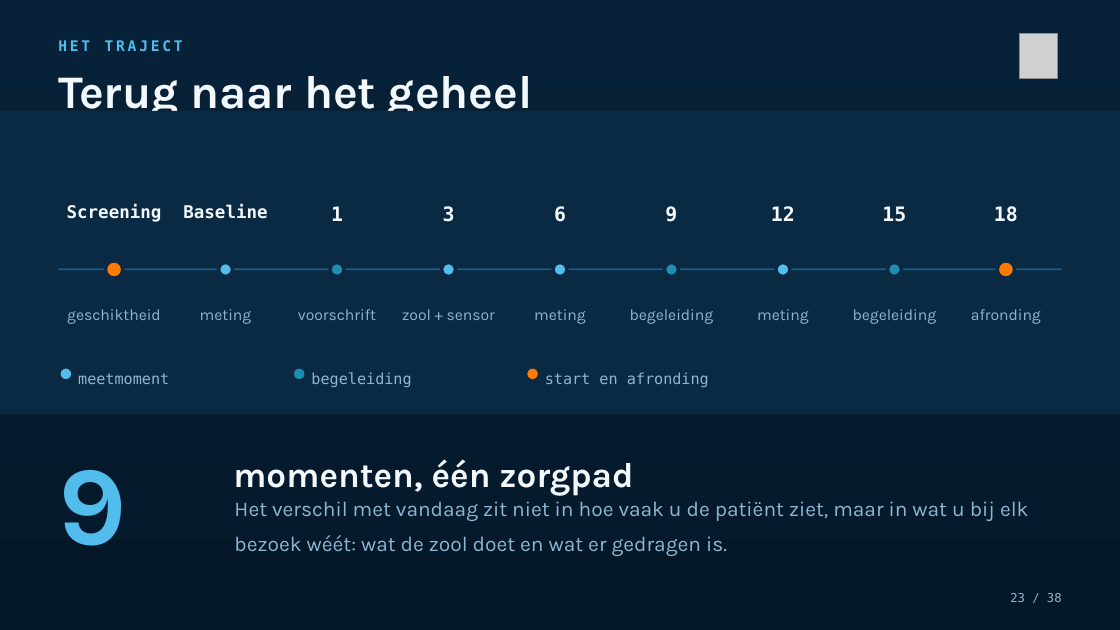
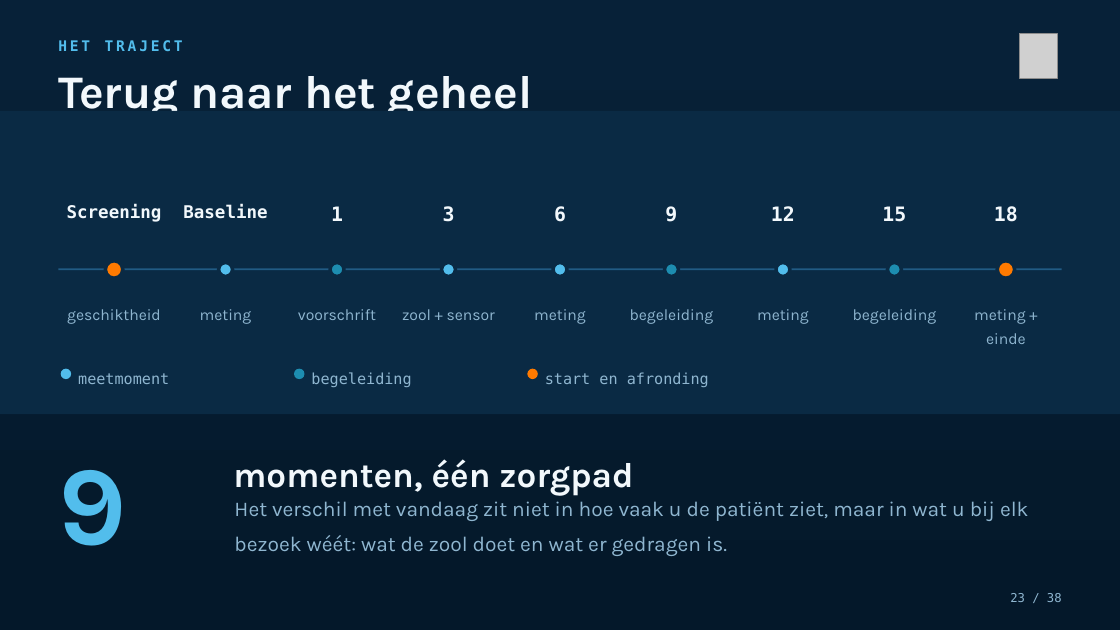
Before and after one commit to Dellfs/paradise-project, a slide deck: slide 23 of PARADISE_presentatie/PARADISE_opleidingssessie_voetklinieken.pptx. Drawn at 1120x630 pixels with LibreOffice and Linux fonts; fonts in the diff are those of the drawing; grey boxes stand for pictures. Boxes give left, top, right and bottom in pixels: in the first picture for what was removed or moved away, otherwise in the second. Text is boxed around its words. In the diff, an @@ line names an element or a change of style, - is before the commit and + after.

```diff
--- a/PARADISE_presentatie/PARADISE_opleidingssessie_voetklinieken.pptx
+++ b/PARADISE_presentatie/PARADISE_opleidingssessie_voetklinieken.pptx
@@ text at [974, 309, 1026, 344]: text changed @@
-afronding
+meting + einde
```
Also in this commit, not shown: 4 other slides changed, 1 other file.
